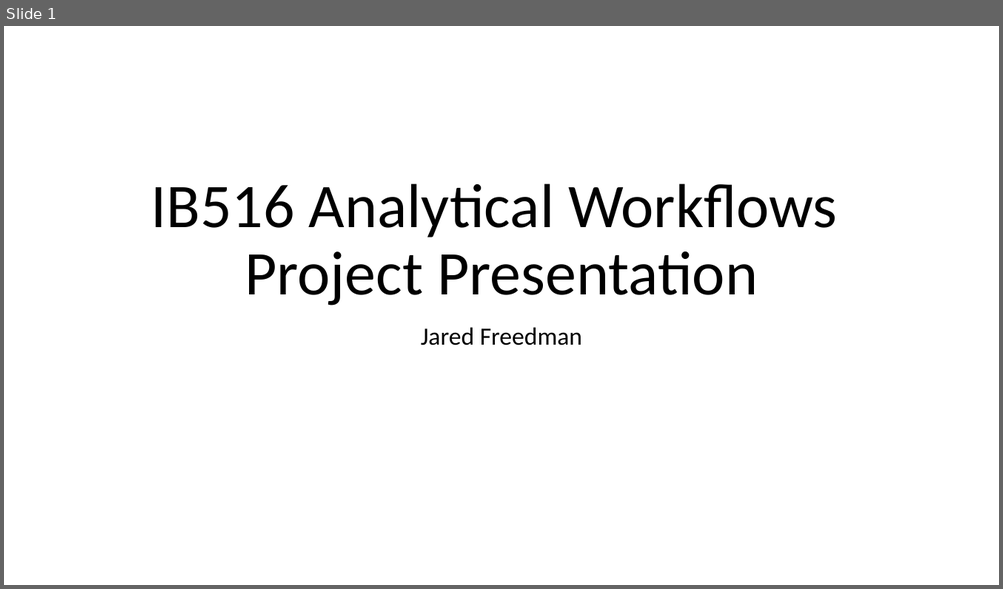
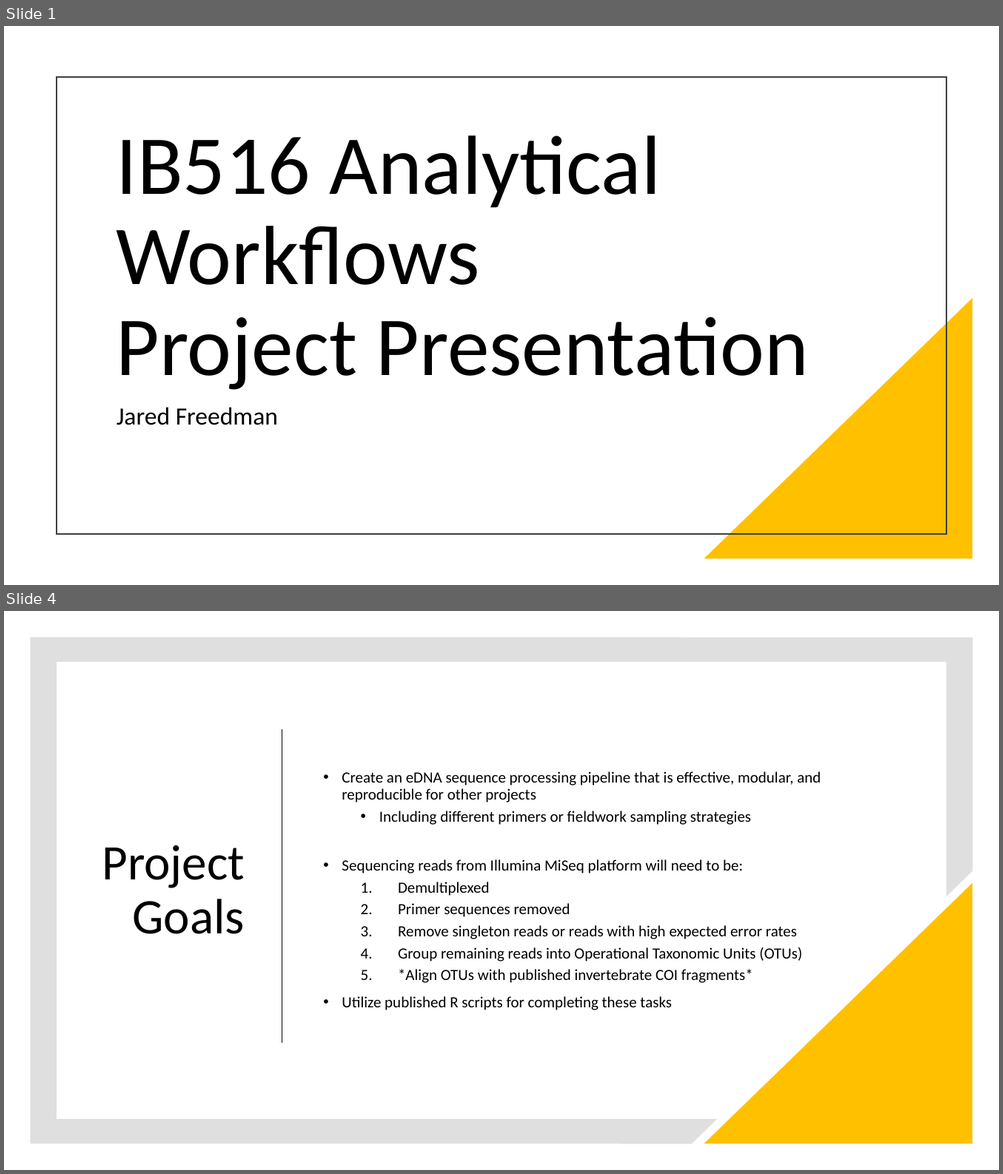
Before and after one commit to jaredfreedman/edna_metabarcoding, a slide deck: IB516 Analytical Workflows/Project Proposal Slides.pptx. Shown one above the other, each under a label of ours: slide 1 before the commit, slides 1 and 4 after it; the slides between them are not shown. The pictures are 1003x589 and 1003x1174 pixels, drawn with LibreOffice and Linux fonts; fonts in the diff are those of the drawing. Boxes give left, top, right and bottom in pixels: in the first picture for what was removed or moved away, otherwise in the second. Text is boxed around its words. In the diff, an @@ line names an element or a change of style, - is before the commit and + after.

```diff
--- a/IB516 Analytical Workflows/Project Proposal Slides.pptx
+++ b/IB516 Analytical Workflows/Project Proposal Slides.pptx
@@ slide 4 added at box(4, 611, 999, 1170), background #FFFFFF @@
@@ freeform shape added at box(30, 637, 973, 1145), fill #808080 at 25% opacity @@
@@ line added from (282, 729) to (282, 1043), #000000 1 pt @@
@@ rectangle added at box(378, 757, 395, 1044), fill #FFFFFF @@
@@ text added at box(341, 772, 820, 1011), 15 pt, text #000000 @@
+• Create an eDNA sequence processing pipeline that is effective, modular, and reproducible for other projects
+  • Including different primers or fieldwork sampling strategies
+• Sequencing reads from Illumina MiSeq platform will need to be:
+  1. Demultiplexed
+  2. Primer sequences removed
+  3. Remove singleton reads or reads with high expected error rates
+  4. Group remaining reads into Operational Taxonomic Units (OTUs)
+  5. *Align OTUs with published invertebrate COI fragments*
+• Utilize published R scripts for completing these tasks
@@ title added at box(102, 845, 245, 934), 48 pt, text #000000 @@
+Project Goals
@@ right triangle added at box(704, 883, 973, 1145), fill #FFC000 @@
@@ slide 1 changed as well @@
@@ rectangle added at box(57, 77, 946, 534), outline #404040 1.5 pt @@
@@ title "IB516 Analytical Workflows Project Presentation": place and size @@
-title "IB516 Analytical Workflows Project Presentation" at box(151, 184, 836, 306)
+title "IB516 Analytical Workflows Project Presentation" at box(116, 136, 809, 390)
@@ title "IB516 Analytical Workflows Project Presentation" at box(116, 136, 809, 390): size 60 to 81 pt; alignment centre to left @@
@@ right triangle added at box(704, 298, 973, 560), fill #FFC000 @@
@@ subtitle "Jared Freedman": place and size @@
-subtitle "Jared Freedman" at box(421, 327, 582, 346)
+subtitle "Jared Freedman" at box(116, 407, 278, 426)
@@ subtitle "Jared Freedman" at box(116, 407, 278, 426): alignment centre to left @@
```
Also in this commit, not shown: 1 other slide changed, 2 other slides added, 3 slides removed.
